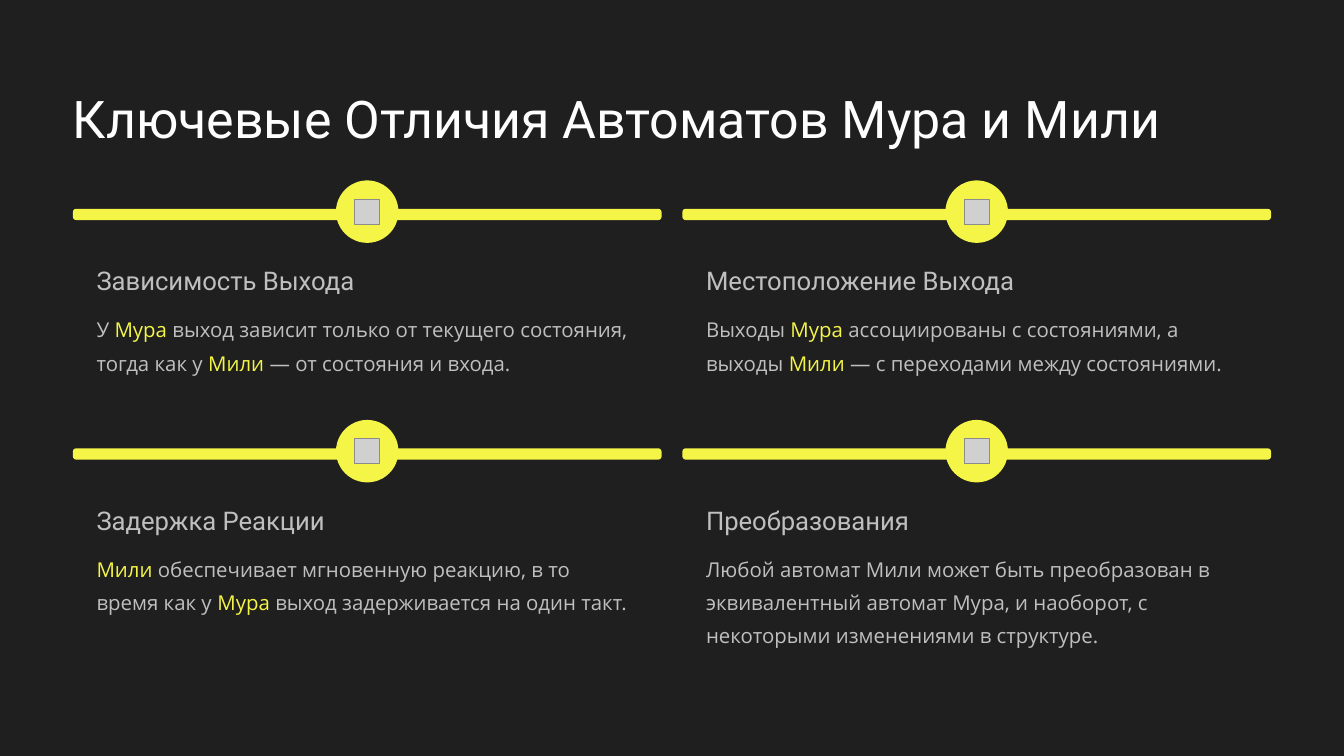
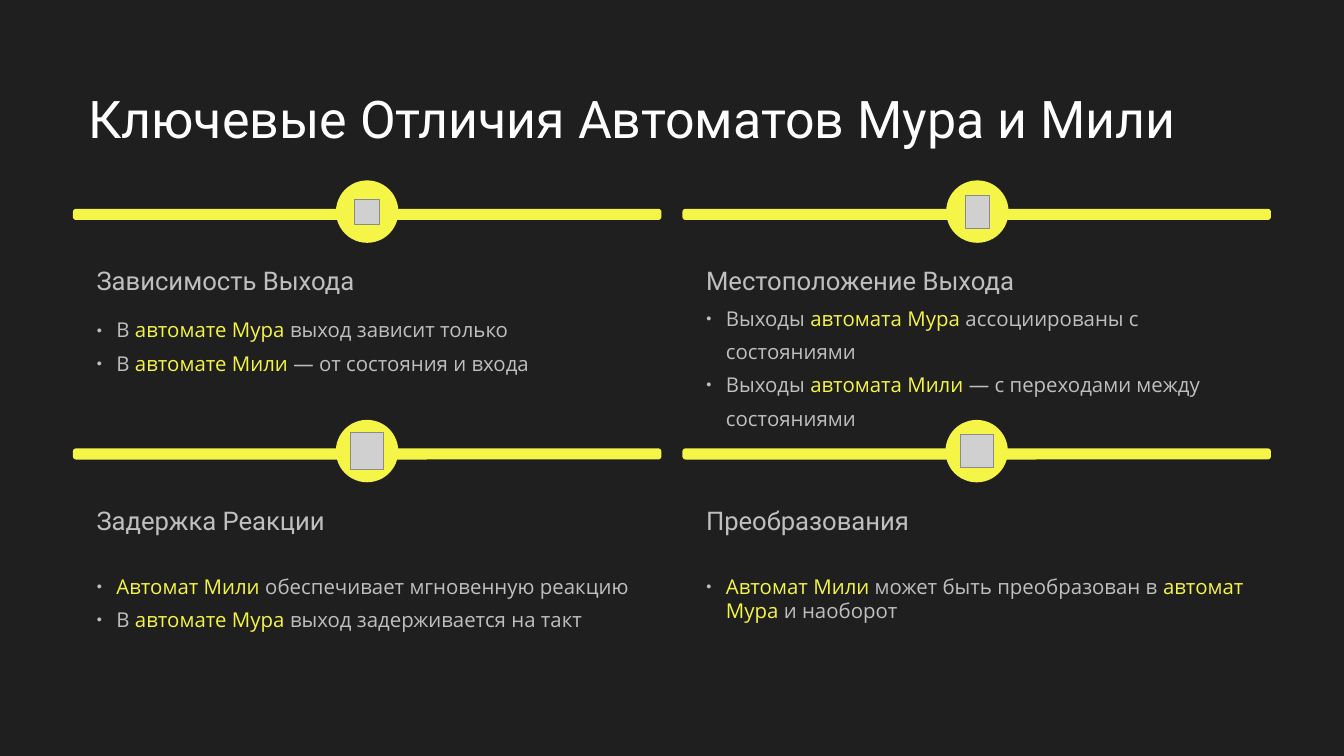
Before and after one commit to Astolfo-femboy-UwU/urban-octo-barnacle, a slide deck: slide 5 of Вычислительная техника/Автоматы Мура и Мили.pptx. Drawn at 1344x756 pixels with LibreOffice and Linux fonts; fonts in the diff are those of the drawing; grey boxes stand for pictures; background and template pictures are left out. Boxes give left, top, right and bottom in pixels: in the first picture for what was removed or moved away, otherwise in the second. Text is boxed around its words. In the diff, an @@ line names an element or a change of style, - is before the commit and + after.

```diff
--- a/Вычислительная техника/Автоматы Мура и Мили.pptx
+++ b/Вычислительная техника/Автоматы Мура и Мили.pptx
@@ text "Ключевые Отличия Автоматов Мура и ..." at bbox=[88, 100, 1175, 149]: alignment left to centre; vertical alignment top to middle @@
@@ picture: place and size @@
-picture at bbox=[964, 199, 990, 224]
+picture at bbox=[965, 195, 990, 228]
@@ rounded rectangle removed at bbox=[682, 212, 1271, 399] @@
@@ rounded rectangle: place and size @@
-rounded rectangle at bbox=[73, 212, 662, 399]
+rounded rectangle at bbox=[73, 243, 662, 399]
@@ vertical alignment top to middle in 4 elements at bbox=[726, 311, 1199, 426], bbox=[116, 578, 629, 632], bbox=[726, 578, 1243, 623], bbox=[116, 322, 529, 375] @@
@@ text at bbox=[116, 322, 529, 375]: text changed @@
-У Мура выход зависит только от текущего состояния, тогда как у Мили — от состояния и входа.
+● В автомате Мура выход зависит только
+● В автомате Мили — от состояния и входа
@@ text at bbox=[726, 311, 1199, 426]: text changed @@
-Выходы Мура ассоциированы с состояниями, а выходы Мили — с переходами между состояниями.
+● Выходы автомата Мура ассоциированы с состояниями
+● Выходы автомата Мили — с переходами между состояниями
@@ picture: place and size @@
-picture at bbox=[354, 438, 380, 464]
+picture at bbox=[350, 433, 383, 470]
@@ picture: place and size @@
-picture at bbox=[964, 438, 990, 464]
+picture at bbox=[960, 434, 993, 467]
@@ rounded rectangle: place and size @@
-rounded rectangle at bbox=[73, 451, 662, 672]
+rounded rectangle at bbox=[73, 480, 662, 672]
@@ rounded rectangle: place and size @@
-rounded rectangle at bbox=[682, 451, 1271, 672]
+rounded rectangle at bbox=[682, 482, 1271, 672]
@@ text at bbox=[116, 578, 629, 632]: text changed @@
-Мили обеспечивает мгновенную реакцию, в то время как у Мура выход задерживается на один такт.
+● Автомат Мили обеспечивает мгновенную реакцию
+● В автомате Мура выход задерживается на такт
@@ text at bbox=[726, 578, 1243, 623]: text changed @@
-Любой автомат Мили может быть преобразован в эквивалентный автомат Мура, и наоборот, с некоторыми изменениями в структуре.
+● Автомат Мили может быть преобразован в автомат Мура и наоборот
```
Also in this commit, not shown: 7 other slides changed, 1 slide added, 1 slide removed, 1 other file.
